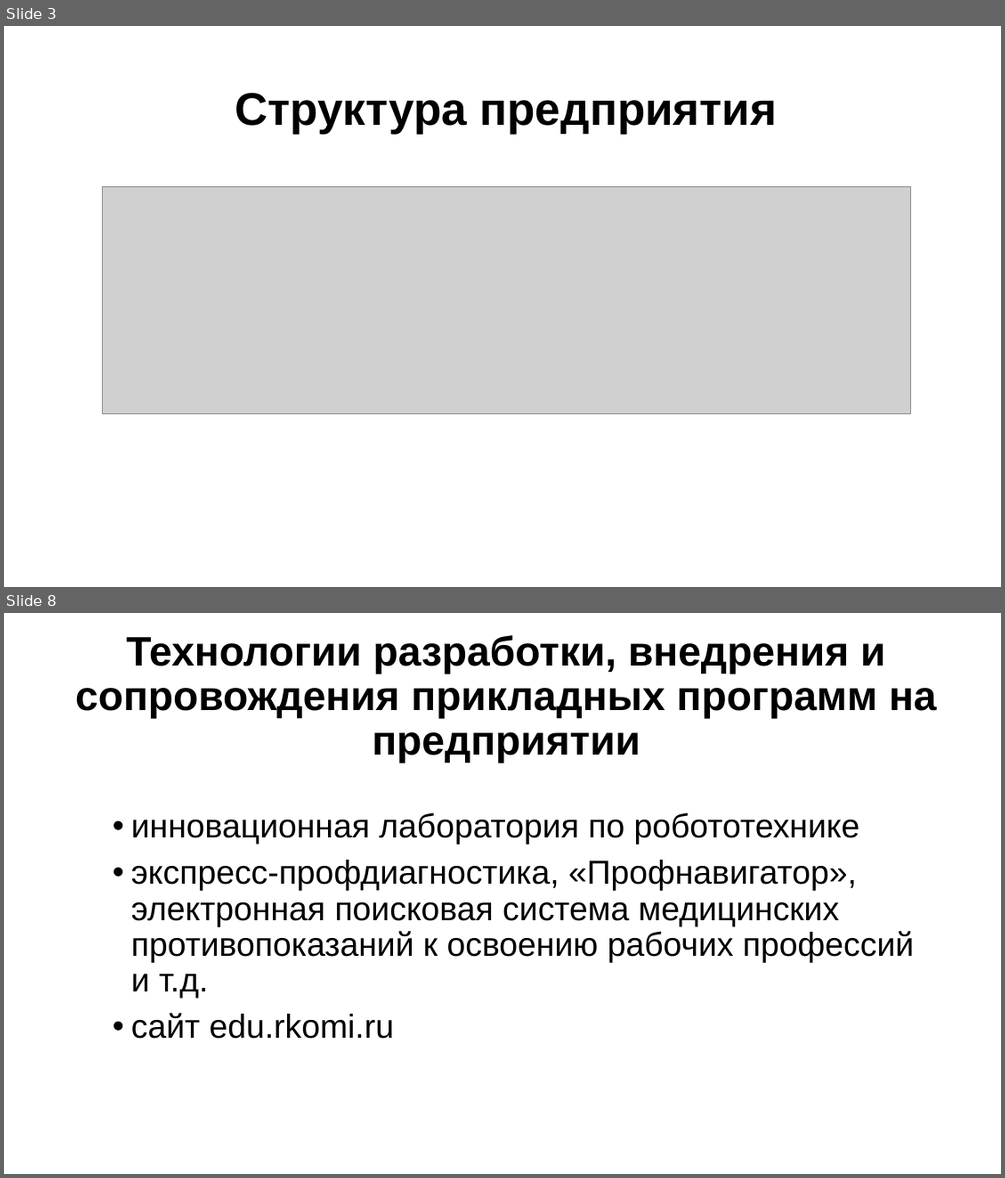
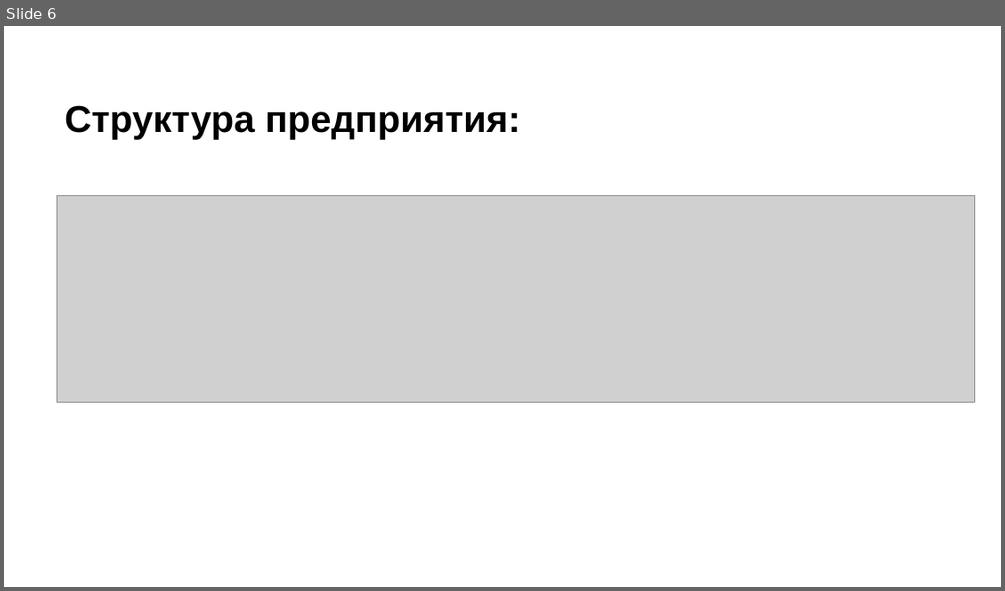
Before and after one commit to dsyt17/works, a slide deck: Отчет по практике/Отчет Гончаров.pptx. Shown one above the other, each under a label of ours: slides 3 and 8 before the commit, slide 6 after it; the slides between them are not shown. The pictures are 1005x1178 and 1005x591 pixels, drawn with LibreOffice and Linux fonts; fonts in the diff are those of the drawing; grey boxes stand for pictures. Boxes give left, top, right and bottom in pixels: in the first picture for what was removed or moved away, otherwise in the second. Text is boxed around its words. In the diff, an @@ line names an element or a change of style, - is before the commit and + after.

```diff
--- a/Отчет по практике/Отчет Гончаров.pptx
+++ b/Отчет по практике/Отчет Гончаров.pptx
@@ slide 8 removed at box(4, 613, 1001, 1174), background #FFFFFF @@
@@ title removed at box(75, 635, 937, 763) @@
-Технологии разработки, внедрения и сопровождения прикладных программ на предприятии
@@ text removed at box(131, 812, 914, 1038) @@
-• инновационная лаборатория по робототехнике
-• экспресс-профдиагностика, «Профнавигатор», электронная поисковая система медицинских противопоказаний к освоению рабочих профессий и т.д.
-• сайт edu.rkomi.ru
@@ what was slide 3 is now slide 6 @@
@@ slide 6 changed as well @@
@@ text "Структура предприятия:" at box(65, 105, 520, 139): vertical alignment middle to top @@
@@ text at box(65, 105, 520, 139): text changed; size 44 to 36 pt @@
-Структура предприятия
+Структура предприятия:
@@ picture: place and size @@
-picture at box(102, 187, 910, 413)
+picture at box(57, 196, 975, 402)
```
Also in this commit, not shown: 2 other slides changed, 8 slides added, 6 other slides removed.
